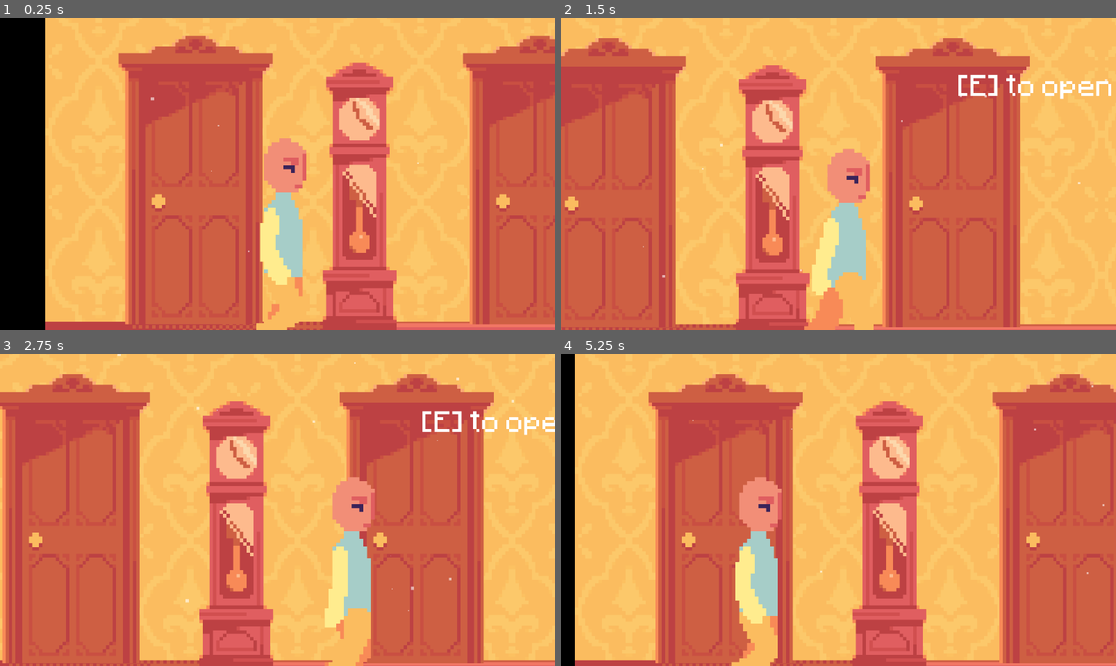
Above: before the commit, frames 1-4 (two rows, left to right).
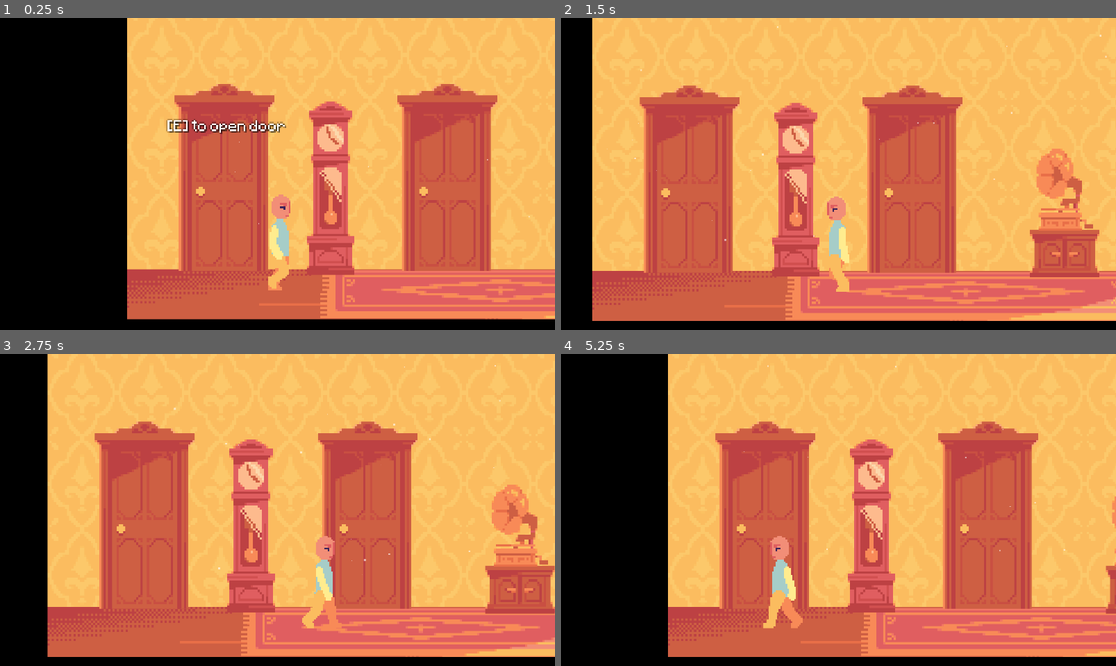
Above: after the commit, the same moments.

Repository: Belligool/cogni-thief
Game: Godot game, scene res://scenes/game.tscn
The game is run twice, just before and just after one commit, with the same random seed, the same clock (stepped at 60 frames per second) and the same inputs. Sound files missing from this copy of the repository are replaced by a short silence.
Inputs:
- Up to frame 1 (0.25 s): no input
- Up to frame 2 (1.5 s): tap Enter (ui_accept) at 0.5, 0.77, 1.07 s; hold Right (ui_right) 0.53-1.28 s; hold E (interact) 0.53-1.28 s; tap Space (next_dialog, bound only after the commit) at 0.8, 1.35 s; hold Left (ui_left) from 1.28 s (still down)
- Up to frame 3 (2.75 s): tap Enter (ui_accept) at 1.52, 1.55, 1.82, 2.1 s; release Left (ui_left) at 2.03 s; hold Right (ui_right) from 2.03 s (still down); hold E (interact) from 2.03 s (still down)
- Up to frame 4 (5.25 s): release E (interact) at 2.78 s; tap E (interact) at 2.85, 4.35 s; tap Enter (ui_accept) at 3.02, 3.32, 3.77, 3.8, 4.07, 4.52, 4.82 s; tap Space (next_dialog, bound only after the commit) at 3.05 s; release Right (ui_right) at 3.53 s; hold Space (next_dialog, bound only after the commit) 3.53-4.28 s; hold Left (ui_left) from 3.53 s (still down); hold Space (next_dialog, bound only after the commit) from 5.03 s (still down)

The runs differ from the first frame. In frame 1, 65% of the frame differs, in the area x 8-100%, y 0-100%; in frame 2, 63%; in frame 3, 64%; in frame 4, 70%, in the area x 2-100%, y 0-100%.

Commit message:
feat: added dialog manager and dialog structure

Diff:
--- /dev/null
+++ b/autoloader/dialog_manager.gd
@@ -0,0 +1,56 @@
+extends Node
+
+signal dialog_started(npc_id: String)
+signal line_changed(line: DialogLine)
+signal dialog_ended(npc_id: String)
+
+var is_active: bool = false
+var _current: DialogData = null
+var _line_index: int = 0
+
+func start(dialog: DialogData) -> void:
+	if is_active:
+		return # Don't disturb current dialog
+	_current = dialog
+	_line_index = 0
+	is_active = true
+	dialog_started.emit(dialog.npc_id)
+	_show_line(0)
+
+func advance() -> void:
+	if not is_active:
+		return
+	if _current.lines[_line_index].choices.is_empty():
+		_show_line(_line_index + 1)
+
+func choose(choice: DialogChoice) -> void:
+	if not is_active:
+		return
+	match choice.point_type:
+		"good": PlayerManager.add_good_point()
+		"bad": PlayerManager.add_bad_point()
+		"neutral": PlayerManager.add_neutral_point()
+	# jump to whatever line this choice points to if branching is a feature else just make an increment
+	_show_line(choice.next_line_index)
+
+func _show_line(index: int) -> void:
+	# if index is out of range or -1, the dialog is over
+	if index < 0 or index >= _current.lines.size():
+		_end()
+		return
+	_line_index = index
+	print("LINE: ", _current.lines[index].text)
+	line_changed.emit(_current.lines[index])
+
+func _end() -> void:
+	var npc_id = _current.npc_id
+	is_active = false
+	_current = null
+	dialog_ended.emit(npc_id)
+
+# For testing
+func _unhandled_input(event: InputEvent) -> void:
+	if not is_active:
+		return
+	if event.is_action_pressed("next_dialog"):
+		advance()
--- a/scripts/interaction_manager.gd
+++ b/autoloader/interaction_manager.gd
@@ -20,10 +20,10 @@
 	if active_areas.size() > 0 && can_interact:
 		active_areas.sort_custom(_sort_by_distance_to_player)
 		label.text = base_text + active_areas[0].action_name
-		print(label.text)
+		#print(label.text)
 		label.global_position = active_areas[0].global_position
-		label.global_position.y -= 36
-		#label.global_position.x -= label.size.x / 2
+		label.global_position.y -= 30
+		label.global_position.x -= (label.scale.x * label.size.x) / 2
 		label.show()
 	else:
 		label.hide()
--- /dev/null
+++ b/autoloader/player_manager.gd
@@ -0,0 +1,33 @@
+extends Node
+
+var _neutral_points : int = 0
+var _bad_points : int = 0
+var _good_points : int = 0
+
+var phase_history : Array[Dictionary] = []
+
+func add_neutral_point() -> void:
+	_neutral_points += 1
+
+func add_good_point() -> void:
+	_good_points += 1
+
+func add_bad_point() -> void:
+	_bad_points += 1
+
+func end_phase() -> void:
+	phase_history.append({
+		"good": _good_points,
+		"bad": _bad_points,
+		"neutral": _neutral_points
+	})
+	_neutral_points = 0
+	_bad_points = 0
+	_good_points = 0
+
+func get_current_points() -> Dictionary:
+	return {
+		"good": _good_points,
+		"bad": _bad_points,
+		"neutral": _neutral_points
+	}
--- /dev/null
+++ b/dialog/definition/gramaphone_dialog.tres
@@ -0,0 +1,23 @@
+[gd_resource type="Resource" script_class="DialogData" load_steps=6 format=3 uid="uid://clup1uyouhssy"]
+
+[ext_resource type="Script" uid="uid://nw5gof71bqt3" path="res://dialog/dialog_line.gd" id="1_mnbva"]
+[ext_resource type="Script" uid="uid://dlfh74f7gy1re" path="res://dialog/dialog_choice.gd" id="2_7qvrl"]
+[ext_resource type="Script" uid="uid://cq8iorar8inmf" path="res://dialog/dialog_data.gd" id="2_twa7e"]
+
+[sub_resource type="Resource" id="Resource_hcqsn"]
+script = ExtResource("1_mnbva")
+speaker = "Matthijs"
+text = "Wow, it's a song from Sam Saimun..."
+metadata/_custom_type_script = "uid://nw5gof71bqt3"
+
+[sub_resource type="Resource" id="Resource_2270j"]
+script = ExtResource("1_mnbva")
+speaker = "Matthijs"
+text = "I haven't heard this in years."
+metadata/_custom_type_script = "uid://nw5gof71bqt3"
+
+[resource]
+script = ExtResource("2_twa7e")
+npc_id = "gramaphone"
+lines = Array[ExtResource("1_mnbva")]([SubResource("Resource_hcqsn"), SubResource("Resource_2270j")])
+metadata/_custom_type_script = "uid://cq8iorar8inmf"
--- /dev/null
+++ b/dialog/dialog_choice.gd
@@ -0,0 +1,7 @@
+class_name DialogChoice
+extends Resource
+
+@export var label: String = ""
+@export var point_type: String = "neutral"
+@export var next_line_index: int = -1 # -1 means end the dialog
+@export var sets_flag: String = ""
--- /dev/null
+++ b/dialog/dialog_data.gd
@@ -0,0 +1,6 @@
+class_name DialogData
+extends Resource
+
+@export var npc_id: String = ""
+@export var portrait: Texture2D = null
+@export var lines: Array[DialogLine] = []
--- /dev/null
+++ b/dialog/dialog_line.gd
@@ -0,0 +1,7 @@
+class_name DialogLine
+extends Resource
+
+@export var speaker: String = ""
+@export var text: String = ""
+@export var choices: Array[DialogChoice] = []
+# Empty choices = no decision, player just presses confirm to advance
--- /dev/null
+++ b/dialog/ui/DialogUI.tscn
@@ -0,0 +1,40 @@
+[gd_scene load_steps=2 format=3 uid="uid://dt7ouuv3yxyo7"]
+
+[ext_resource type="Script" uid="uid://bdw3nvj0o2ibh" path="res://dialog/ui/dialog_ui.gd" id="1_b2cer"]
+
+[node name="dialog_ui" type="CanvasLayer"]
+script = ExtResource("1_b2cer")
+
+[node name="Bar" type="PanelContainer" parent="."]
+offset_right = 40.0
+offset_bottom = 40.0
+
+[node name="VBox" type="VBoxContainer" parent="Bar"]
+layout_mode = 2
+
+[node name="SpeakerRow" type="HBoxContainer" parent="Bar/VBox"]
+layout_mode = 2
+
+[node name="TextureRect" type="TextureRect" parent="Bar/VBox/SpeakerRow"]
+layout_mode = 2
+
+[node name="TextBlock" type="VBoxContainer" parent="Bar/VBox/SpeakerRow"]
+layout_mode = 2
+
+[node name="SpeakerName" type="Label" parent="Bar/VBox/SpeakerRow/TextBlock"]
+layout_mode = 2
+
+[node name="DialogText" type="RichTextLabel" parent="Bar/VBox/SpeakerRow/TextBlock"]
+layout_mode = 2
+
+[node name="HBoxContainer" type="HBoxContainer" parent="Bar/VBox"]
+layout_mode = 2
+
+[node name="Choice0" type="Button" parent="Bar/VBox/HBoxContainer"]
+layout_mode = 2
+
+[node name="Choice1" type="Button" parent="Bar/VBox/HBoxContainer"]
+layout_mode = 2
+
+[node name="Choice2" type="Button" parent="Bar/VBox/HBoxContainer"]
+layout_mode = 2
--- /dev/null
+++ b/dialog/ui/dialog_ui.gd
@@ -0,0 +1,7 @@
+extends CanvasLayer
+
+@onready var bar: PanelContainer = $Bar
+@onready var portrait: TextureRect      = $Bar/VBox/SpeakerRow/Portrait
+@onready var speaker_name: Label        = $Bar/VBox/SpeakerRow/TextBlock/SpeakerName
+@onready var dialog_text: RichTextLabel = $Bar/VBox/SpeakerRow/TextBlock/DialogText
+@onready var choices_row: HBoxContainer = $Bar/VBox/ChoicesRow
--- a/interaction/interaction area/interaction_area.gd
+++ b/interaction/interaction area/interaction_area.gd
@@ -2,12 +2,13 @@
 class_name InteractionArea
 
 @export var action_name: String = "interact"
+@export var interactable_object_name: String
 
 var interact: Callable = func():
 	pass
 
-func _on_body_entered(body: Node2D) -> void:
-	print("body entered: ", body.name)
+func _on_body_entered(_body: Node2D) -> void:
+	#print("body entered: ", body.name)
 	InteractionManager.register_area(self)
 
 func _on_body_exited(_body: Node2D) -> void:
--- a/interaction/interactionManager.tscn
+++ b/interaction/interactionManager.tscn
@@ -1,6 +1,6 @@
 [gd_scene load_steps=3 format=3 uid="uid://dptgw2p7efbc0"]
 
-[ext_resource type="Script" uid="uid://d2vsto5gaeqnm" path="res://scripts/interaction_manager.gd" id="1_jimth"]
+[ext_resource type="Script" uid="uid://d2vsto5gaeqnm" path="res://autoloader/interaction_manager.gd" id="1_jimth"]
 [ext_resource type="FontFile" uid="uid://cgmducf28r2ek" path="res://assets/fonts/Minecraftia-Regular.ttf" id="2_grehs"]
 
 [node name="InteractionManager" type="Node2D"]
@@ -8,12 +8,17 @@
 
 [node name="Label" type="Label" parent="."]
 z_index = 20
-offset_right = 68.0
-offset_bottom = 23.0
-scale = Vector2(0.548374, 0.548374)
+offset_left = -15.0
+offset_top = -13.000002
+offset_right = 53.0
+offset_bottom = 9.999998
+scale = Vector2(0.4283744, 0.4283744)
+theme_override_colors/font_shadow_color = Color(0, 0, 0, 0.47058824)
+theme_override_colors/font_outline_color = Color(0, 0, 0, 1)
+theme_override_constants/outline_size = 1
+theme_override_constants/shadow_outline_size = 0
 theme_override_fonts/font = ExtResource("2_grehs")
 theme_override_font_sizes/font_size = 8
 text = "[e] to interact"
 horizontal_alignment = 1
-vertical_alignment = 1
 metadata/_edit_use_anchors_ = true
--- a/project.godot
+++ b/project.godot
@@ -21,7 +21,14 @@
 
 [autoload]
 
+PlayerManager="*res://autoloader/player_manager.gd"
 InteractionManager="*res://interaction/interactionManager.tscn"
+DialogManager="*res://autoloader/dialog_manager.gd"
+
+[display]
+
+window/size/viewport_width=1920
+window/size/viewport_height=1080
 
 [global_group]
 
@@ -32,6 +39,28 @@
 interact={
 "deadzone": 0.5,
 "events": [Object(InputEventKey,"resource_local_to_scene":false,"resource_name":"","device":-1,"window_id":0,"alt_press …(192 unchanged characters)…
+]
+}
+jump={
+"deadzone": 0.2,
+"events": [Object(InputEventKey,"resource_local_to_scene":false,"resource_name":"","device":-1,"window_id":0,"alt_pressed":false,"shift_pressed":false,"ctrl_pressed":false,"meta_pressed":false,"pressed":false,"keycode":0,"physical_keycode":32,"key_label":0,"unicode":32,"location":0,"echo":false,"script":null)
+]
+}
+move_right={
+"deadzone": 0.2,
+"events": [Object(InputEventKey,"resource_local_to_scene":false,"resource_name":"","device":-1,"window_id":0,"alt_pressed":false,"shift_pressed":false,"ctrl_pressed":false,"meta_pressed":false,"pressed":false,"keycode":0,"physical_keycode":68,"key_label":0,"unicode":100,"location":0,"echo":false,"script":null)
+, Object(InputEventKey,"resource_local_to_scene":false,"resource_name":"","device":-1,"window_id":0,"alt_pressed":false,"shift_pressed":false,"ctrl_pressed":false,"meta_pressed":false,"pressed":false,"keycode":0,"physical_keycode":4194321,"key_label":0,"unicode":0,"location":0,"echo":false,"script":null)
+]
+}
+move_left={
+"deadzone": 0.2,
+"events": [Object(InputEventKey,"resource_local_to_scene":false,"resource_name":"","device":-1,"window_id":0,"alt_pressed":false,"shift_pressed":false,"ctrl_pressed":false,"meta_pressed":false,"pressed":false,"keycode":0,"physical_keycode":65,"key_label":0,"unicode":97,"location":0,"echo":false,"script":null)
+, Object(InputEventKey,"resource_local_to_scene":false,"resource_name":"","device":-1,"window_id":0,"alt_pressed":false,"shift_pressed":false,"ctrl_pressed":false,"meta_pressed":false,"pressed":false,"keycode":0,"physical_keycode":4194319,"key_label":0,"unicode":0,"location":0,"echo":false,"script":null)
+]
+}
+next_dialog={
+"deadzone": 0.2,
+"events": [Object(InputEventKey,"resource_local_to_scene":false,"resource_name":"","device":-1,"window_id":0,"alt_pressed":false,"shift_pressed":false,"ctrl_pressed":false,"meta_pressed":false,"pressed":false,"keycode":0,"physical_keycode":32,"key_label":0,"unicode":32,"location":0,"echo":false,"script":null)
 ]
 }
 
--- a/scenes/game.tscn
+++ b/scenes/game.tscn
@@ -1,17 +1,18 @@
-[gd_scene load_steps=20 format=3 uid="uid://dyvgohn20rlm7"]
+[gd_scene load_steps=21 format=3 uid="uid://dyvgohn20rlm7"]
 
 [ext_resource type="Texture2D" uid="uid://ccqctdxg3hdif" path="res://assets/Matthijs/Corridor Room/corridor_wall.png" id="1_u5sy4"]
 [ext_resource type="PackedScene" uid="uid://bxhe8bcuuj8pn" path="res://scenes/player.tscn" id="1_uwrxv"]
-[ext_resource type="Texture2D" uid="uid://db24i377j2845" path="res://assets/Matthijs/Corridor Room/door.png" id="2_gee14"]
 [ext_resource type="Texture2D" uid="uid://bfre3bbsmldmj" path="res://assets/sprites/world_tileset.png" id="2_yqjtg"]
 [ext_resource type="Texture2D" uid="uid://de6jaxtvdylg3" path="res://assets/Matthijs/Corridor Room/grandfather_clock.png" id="3_0tnpc"]
 [ext_resource type="Texture2D" uid="uid://cvu1agvqr8ny5" path="res://assets/Matthijs/Corridor Room/cabinet.png" id="4_0tnpc"]
+[ext_resource type="PackedScene" uid="uid://cdu122bjcg3x1" path="res://scenes/interactables/matthijs's door.tscn" id="4_dinhu"]
 [ext_resource type="AudioStream" uid="uid://dpja14x86qmdk" path="res://assets/music/Sam Saimun - Dibawah Sinar Bulan Purnama (1952) - Penggiat Bunyi.mp3" id="4_lbhrr"]
 [ext_resource type="Texture2D" uid="uid://dlbqrpl8htdvr" path="res://assets/Matthijs/Corridor Room/corridor_floor.png" id="4_vtaks"]
-[ext_resource type="PackedScene" uid="uid://2e4vei40e5c3" path="res://scenes/parent's door.tscn" id="5_dinhu"]
+[ext_resource type="PackedScene" uid="uid://2e4vei40e5c3" path="res://scenes/interactables/parent's door.tscn" id="5_dinhu"]
 [ext_resource type="Texture2D" uid="uid://bwmhatvs3rl5c" path="res://assets/Matthijs/Corridor Room/gramaphone.png" id="5_vtaks"]
 [ext_resource type="Texture2D" uid="uid://cni8a5u23nm6t" path="res://assets/Matthijs/Corridor Room/rug.png" id="6_vtaks"]
 [ext_resource type="Texture2D" uid="uid://cvrra6jd0q8mb" path="res://assets/Matthijs/Corridor Room/dining_table.png" id="7_kvpfn"]
+[ext_resource type="PackedScene" uid="uid://b5ll47i2xs2fw" path="res://scenes/interactables/gramaphone.tscn" id="9_kvuet"]
 
 [sub_resource type="TileSetAtlasSource" id="TileSetAtlasSource_lnu2h"]
 texture = ExtResource("2_yqjtg")
@@ -221,20 +222,18 @@
 scale = Vector2(0.076626636, 0.080555566)
 texture = ExtResource("1_u5sy4")
 
+[node name="Gramaphone" type="Sprite2D" parent="Wallpaper"]
+position = Vector2(50.999996, -37)
+scale = Vector2(0.076626636, 0.080555566)
+texture = ExtResource("5_vtaks")
+
 [node name="Floor" type="Sprite2D" parent="."]
 position = Vector2(44.999996, -7.000004)
 scale = Vector2(0.076626636, 0.080555566)
 texture = ExtResource("4_vtaks")
 
-[node name="Gramaphone" type="Sprite2D" parent="."]
-position = Vector2(50.999996, -37)
-scale = Vector2(0.076626636, 0.080555566)
-texture = ExtResource("5_vtaks")
-
-[node name="Matthijs\'s Door" type="Sprite2D" parent="."]
-position = Vector2(-54.999996, -40)
-scale = Vector2(0.076626636, 0.080555566)
-texture = ExtResource("2_gee14")
+[node name="Matthijs\'sDoor" parent="." instance=ExtResource("4_dinhu")]
+position = Vector2(-55, -14)
 
 [node name="Rug" type="Sprite2D" parent="."]
 position = Vector2(22.999998, -7)
@@ -253,6 +252,9 @@
 position = Vector2(50.999996, -19)
 scale = Vector2(0.076626636, 0.080555566)
 texture = ExtResource("4_0tnpc")
+
+[node name="Gramaphone2" parent="." instance=ExtResource("9_kvuet")]
+position = Vector2(51, -25)
 
 [node name="Dining Table" type="Sprite2D" parent="."]
 position = Vector2(120, -29.999998)
@@ -269,8 +271,8 @@
 position = Vector2(-40, -7)
 
 [node name="Camera2D" type="Camera2D" parent="Player"]
-offset = Vector2(0, -33.545)
-zoom = Vector2(11.345, 11.345)
+offset = Vector2(0, -33.425)
+zoom = Vector2(12.245, 12.245)
 position_smoothing_enabled = true
 position_smoothing_speed = 3.0
 
--- /dev/null
+++ b/scenes/interactables/gramaphone.tscn
@@ -0,0 +1,35 @@
+[gd_scene load_steps=6 format=3 uid="uid://b5ll47i2xs2fw"]
+
+[ext_resource type="Texture2D" uid="uid://bwmhatvs3rl5c" path="res://assets/Matthijs/Corridor Room/gramaphone.png" id="1_3bpq6"]
+[ext_resource type="Script" uid="uid://387uhq2744o" path="res://scripts/interactable objects/gramaphone.gd" id="1_d1qyr"]
+[ext_resource type="Script" uid="uid://cq6r3it7jjj3i" path="res://interaction/interaction area/interaction_area.gd" id="2_d1qyr"]
+[ext_resource type="Resource" uid="uid://clup1uyouhssy" path="res://dialog/definition/gramaphone_dialog.tres" id="2_m84q4"]
+
+[sub_resource type="CircleShape2D" id="CircleShape2D_m84q4"]
+radius = 170.10736
+
+[node name="Gramaphone" type="Node2D"]
+script = ExtResource("1_d1qyr")
+dialog = ExtResource("2_m84q4")
+
+[node name="Sprite2D" type="Sprite2D" parent="."]
+position = Vector2(-3.8146973e-06, -12.000002)
+scale = Vector2(0.076626636, 0.080555566)
+texture = ExtResource("1_3bpq6")
+
+[node name="InteractionArea" type="Area2D" parent="."]
+position = Vector2(1, -13.000001)
+scale = Vector2(0.076626636, 0.08055556)
+collision_layer = 4
+collision_mask = 2
+script = ExtResource("2_d1qyr")
+action_name = "hear music"
+interactable_object_name = "Gramaphone"
+metadata/_custom_type_script = "uid://cq6r3it7jjj3i"
+
+[node name="CollisionShape2D" type="CollisionShape2D" parent="InteractionArea"]
+position = Vector2(-13.050293, -12.413788)
+shape = SubResource("CircleShape2D_m84q4")
+
+[connection signal="body_entered" from="InteractionArea" to="InteractionArea" method="_on_body_entered"]
+[connection signal="body_exited" from="InteractionArea" to="InteractionArea" method="_on_body_exited"]
--- a/scenes/parent's door.tscn
+++ b/scenes/interactables/matthijs's door.tscn
@@ -1,28 +1,29 @@
-[gd_scene load_steps=6 format=3 uid="uid://2e4vei40e5c3"]
+[gd_scene load_steps=6 format=3 uid="uid://cdu122bjcg3x1"]
 
-[ext_resource type="Script" uid="uid://c8hg6ory8qmup" path="res://scripts/parent's_door.gd" id="1_sqlxn"]
-[ext_resource type="Texture2D" uid="uid://db24i377j2845" path="res://assets/Matthijs/Corridor Room/door.png" id="2_nlo4m"]
-[ext_resource type="Script" uid="uid://cq6r3it7jjj3i" path="res://interaction/interaction area/interaction_area.gd" id="3_t7o2i"]
-[ext_resource type="AudioStream" uid="uid://cfdkyi1nu0xpx" path="res://assets/sounds/freesounds-4u-door-handle-1-401153.mp3" id="4_nlo4m"]
+[ext_resource type="Script" uid="uid://cc8fqari5goi5" path="res://scripts/interactable objects/matthijs's_door.gd" id="1_761g5"]
+[ext_resource type="Texture2D" uid="uid://db24i377j2845" path="res://assets/Matthijs/Corridor Room/door.png" id="2_mpxa8"]
+[ext_resource type="Script" uid="uid://cq6r3it7jjj3i" path="res://interaction/interaction area/interaction_area.gd" id="3_wxuyc"]
+[ext_resource type="AudioStream" uid="uid://cfdkyi1nu0xpx" path="res://assets/sounds/freesounds-4u-door-handle-1-401153.mp3" id="4_5pi44"]
 
 [sub_resource type="CircleShape2D" id="CircleShape2D_7khpm"]
 radius = 170.10736
 
-[node name="Parent\'sDoor" type="Node2D"]
-script = ExtResource("1_sqlxn")
+[node name="Matthijs\'sDoor" type="Node2D"]
+script = ExtResource("1_761g5")
 
 [node name="Sprite2D" type="Sprite2D" parent="."]
 position = Vector2(0, -26)
 scale = Vector2(0.076626636, 0.080555566)
-texture = ExtResource("2_nlo4m")
+texture = ExtResource("2_mpxa8")
 
 [node name="InteractionArea" type="Area2D" parent="."]
 position = Vector2(1, -13.000001)
 scale = Vector2(0.076626636, 0.08055556)
 collision_layer = 4
 collision_mask = 2
-script = ExtResource("3_t7o2i")
+script = ExtResource("3_wxuyc")
 action_name = "open door"
+interactable_object_name = "Matthijs's Door"
 metadata/_custom_type_script = "uid://cq6r3it7jjj3i"
 
 [node name="CollisionShape2D" type="CollisionShape2D" parent="InteractionArea"]
--- /dev/null
+++ b/scenes/interactables/parent's door.tscn
@@ -0,0 +1,37 @@
+[gd_scene load_steps=6 format=3 uid="uid://2e4vei40e5c3"]
+
+[ext_resource type="Script" uid="uid://c8hg6ory8qmup" path="res://scripts/interactable objects/parent's_door.gd" id="1_sqlxn"]
+[ext_resource type="Texture2D" uid="uid://db24i377j2845" path="res://assets/Matthijs/Corridor Room/door.png" id="2_nlo4m"]
+[ext_resource type="Script" uid="uid://cq6r3it7jjj3i" path="res://interaction/interaction area/interaction_area.gd" id="3_t7o2i"]
+[ext_resource type="AudioStream" uid="uid://cfdkyi1nu0xpx" path="res://assets/sounds/freesounds-4u-door-handle-1-401153.mp3" id="4_nlo4m"]
+
+[sub_resource type="CircleShape2D" id="CircleShape2D_7khpm"]
+radius = 170.10736
+
+[node name="Parent\'sDoor" type="Node2D"]
+script = ExtResource("1_sqlxn")
+
+[node name="Sprite2D" type="Sprite2D" parent="."]
+position = Vector2(0, -26)
+scale = Vector2(0.076626636, 0.080555566)
+texture = ExtResource("2_nlo4m")
+
+[node name="InteractionArea" type="Area2D" parent="."]
+position = Vector2(1, -13.000001)
+scale = Vector2(0.076626636, 0.08055556)
+collision_layer = 4
+collision_mask = 2
+script = ExtResource("3_t7o2i")
+action_name = "open door"
+interactable_object_name = "Parent's Door"
+metadata/_custom_type_script = "uid://cq6r3it7jjj3i"
+
+[node name="CollisionShape2D" type="CollisionShape2D" parent="InteractionArea"]
+position = Vector2(-13.050293, 1.1838716e-05)
+shape = SubResource("CircleShape2D_7khpm")
+
+[node name="AudioStreamPlayer2D" type="AudioStreamPlayer2D" parent="."]
+stream = ExtResource("4_nlo4m")
+
+[connection signal="body_entered" from="InteractionArea" to="InteractionArea" method="_on_body_entered"]
+[connection signal="body_exited" from="InteractionArea" to="InteractionArea" method="_on_body_exited"]
--- a/scenes/player.tscn
+++ b/scenes/player.tscn
@@ -1,7 +1,12 @@
-[gd_scene load_steps=9 format=3 uid="uid://bxhe8bcuuj8pn"]
+[gd_scene load_steps=11 format=3 uid="uid://bxhe8bcuuj8pn"]
 
 [ext_resource type="Script" uid="uid://cmwnyklabgvm5" path="res://scripts/player.gd" id="1_g2els"]
 [ext_resource type="Texture2D" uid="uid://d3euwavw74glh" path="res://assets/sprites/chara_2-Sheet.png" id="2_g2els"]
+[ext_resource type="AudioStream" uid="uid://qt4y7x3sqqri" path="res://assets/sounds/freesound_community-walking-on-a-wooden-floor-14743.mp3" id="3_qhqgy"]
+
+[sub_resource type="AtlasTexture" id="AtlasTexture_g2els"]
+atlas = ExtResource("2_g2els")
+region = Rect2(184, 0, 184, 448)
 
 [sub_resource type="AtlasTexture" id="AtlasTexture_qhqgy"]
 atlas = ExtResource("2_g2els")
@@ -23,6 +28,14 @@
 animations = [{
 "frames": [{
 "duration": 1.0,
+"texture": SubResource("AtlasTexture_g2els")
+}],
+"loop": true,
+"name": &"idle",
+"speed": 4.0
+}, {
+"frames": [{
+"duration": 1.0,
 "texture": SubResource("AtlasTexture_qhqgy")
 }, {
 "duration": 1.0,
@@ -35,27 +48,31 @@
 "texture": SubResource("AtlasTexture_tuyoq")
 }],
 "loop": true,
-"name": &"idle",
+"name": &"walk",
 "speed": 4.0
 }]
 
 [sub_resource type="RectangleShape2D" id="RectangleShape2D_g2els"]
-size = Vector2(16, 39)
+size = Vector2(11, 27)
 
-[node name="Player" type="CharacterBody2D" groups=["player"]]
+[node name="player" type="CharacterBody2D" groups=["player"]]
 collision_layer = 2
 collision_mask = 5
 script = ExtResource("1_g2els")
 
 [node name="AnimatedSprite2D" type="AnimatedSprite2D" parent="."]
-position = Vector2(0, -19.809776)
-scale = Vector2(0.08814538, 0.08814535)
+position = Vector2(0, -13.589668)
+scale = Vector2(0.06037704, 0.060377013)
 sprite_frames = SubResource("SpriteFrames_tuyoq")
-animation = &"idle"
+animation = &"walk"
 autoplay = "idle"
-frame_progress = 0.9399284
+frame_progress = 0.5883908
 
 [node name="CollisionShape2D" type="CollisionShape2D" parent="."]
 z_index = 5
-position = Vector2(0, -19.5)
+position = Vector2(0, -13.5)
 shape = SubResource("RectangleShape2D_g2els")
+
+[node name="AudioStreamPlayer2D" type="AudioStreamPlayer2D" parent="."]
+stream = ExtResource("3_qhqgy")
+pitch_scale = 1.16
--- /dev/null
+++ b/scripts/interactable objects/gramaphone.gd
@@ -0,0 +1,12 @@
+extends Node2D
+
+@onready var interaction_area: InteractionArea = $InteractionArea
+@onready var sprite = $Sprite2D
+@export var dialog: DialogData
+
+func _ready() -> void:
+	interaction_area.interact = Callable(self, "_on_interact")
+
+func _on_interact():
+	DialogManager.start(dialog)
+	await DialogManager.dialog_ended
--- /dev/null
+++ b/scripts/interactable objects/parent's_door.gd
@@ -0,0 +1,12 @@
+extends Node2D
+
+@onready var interaction_area: InteractionArea = $InteractionArea
+@onready var sprite = $Sprite2D
+@onready var audio = $AudioStreamPlayer2D
+
+func _ready() -> void:
+	interaction_area.interact = Callable(self, "_on_interact")
+
+func _on_interact():
+	audio.play()
+	await audio.finished
--- a/scripts/player.gd
+++ b/scripts/player.gd
@@ -1,22 +1,35 @@
 extends CharacterBody2D
+const SPEED = 50.0
 
-
-const SPEED = 50.0
-const JUMP_VELOCITY = -300.0
-
+@onready var animated_sprite = $AnimatedSprite2D
+@onready var walking_sfx = $AudioStreamPlayer2D
 
 func _physics_process(delta: float) -> void:
+	# If a dialog is taking place stop movement entirely
+	if DialogManager.is_active:
+		velocity = Vector2.ZERO
+		return
+
 	# Add the gravity.
 	if not is_on_floor():
 		velocity += get_gravity() * delta
 
-	# Handle jump.
-	if Input.is_action_just_pressed("ui_accept") and is_on_floor():
-		pass
+	# Get input direction: -1, 0, 1
+	var direction := Input.get_axis("move_left", "move_right")
 
-	# Get the input direction and handle the movement/deceleration.
-	# As good practice, you should replace UI actions with custom gameplay actions.
-	var direction := Input.get_axis("ui_left", "ui_right")
+	if direction > 0:
+		animated_sprite.flip_h = false
+	elif direction < 0:
+		animated_sprite.flip_h = true
+
+	if direction == 0:
+		animated_sprite.play("idle")
+		walking_sfx.stop()
+	elif direction < 0 or direction > 0:
+		animated_sprite.play("walk")
+		if not walking_sfx.playing:
+			walking_sfx.play(1)
+
 	if direction:
 		velocity.x = direction * SPEED
 	else:
Binary file removed: assets/fonts/smallest_pixel-7.ttf
Not shown, removed: assets/fonts/smallest_pixel-7.ttf.import
Not shown, added: assets/sounds/freesound_community-walking-on-a-wooden-floor-14743.mp3.import
Not shown, added: autoloader/dialog_manager.gd.uid
Renamed: scripts/interaction_manager.gd.uid -> autoloader/interaction_manager.gd.uid
Not shown, added: autoloader/player_manager.gd.uid
Not shown, added: dialog/dialog_choice.gd.uid
Not shown, added: dialog/dialog_data.gd.uid
Not shown, added: dialog/dialog_line.gd.uid
Not shown, added: dialog/ui/dialog_ui.gd.uid
Not shown: 1 places in scenes/interactables/matthijs's door.tscn that only renumber resources
Not shown, added: scripts/interactable objects/gramaphone.gd.uid
(and 4 more such lines)
